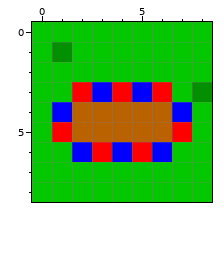
One commit to this pixel-art sprite: images/Tuiles/emplacement_tour.png. The picture above is the old version.
The file is 108x108 pixels, drawn in blocks of 12x12; one block is one cell here.
Now the later version:
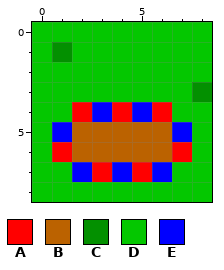
Palette (. is transparent): A #ff0000  B #bb6200  C #039000  D #04c700  E #0000ff
Change:
Changed rows in their new state; - is an unchanged pixel.
first column x 1:
3 -DDDDD-
4 DAEAEAD
5 E-----E
6 ABBBBBA
7 -EAEAE-
Where, in picture pixels (left, top, right, bottom), the same in both pictures:
changed: (52, 82, 192, 182)
